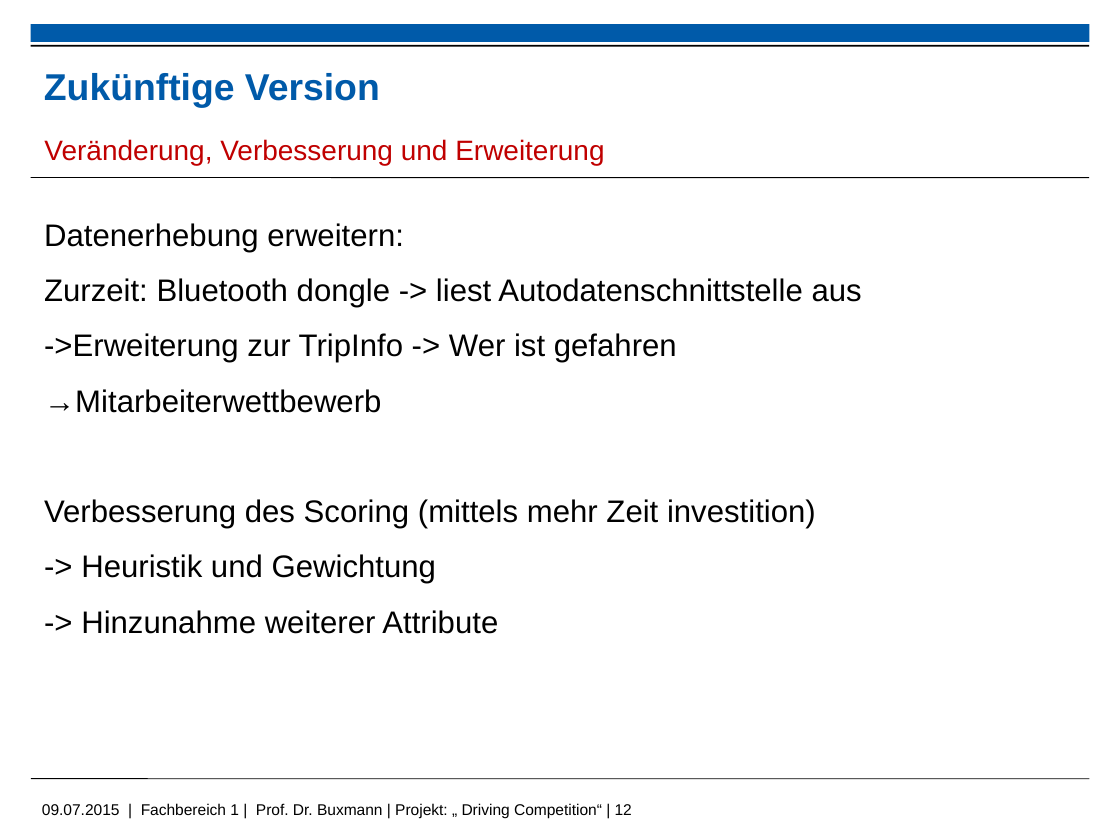
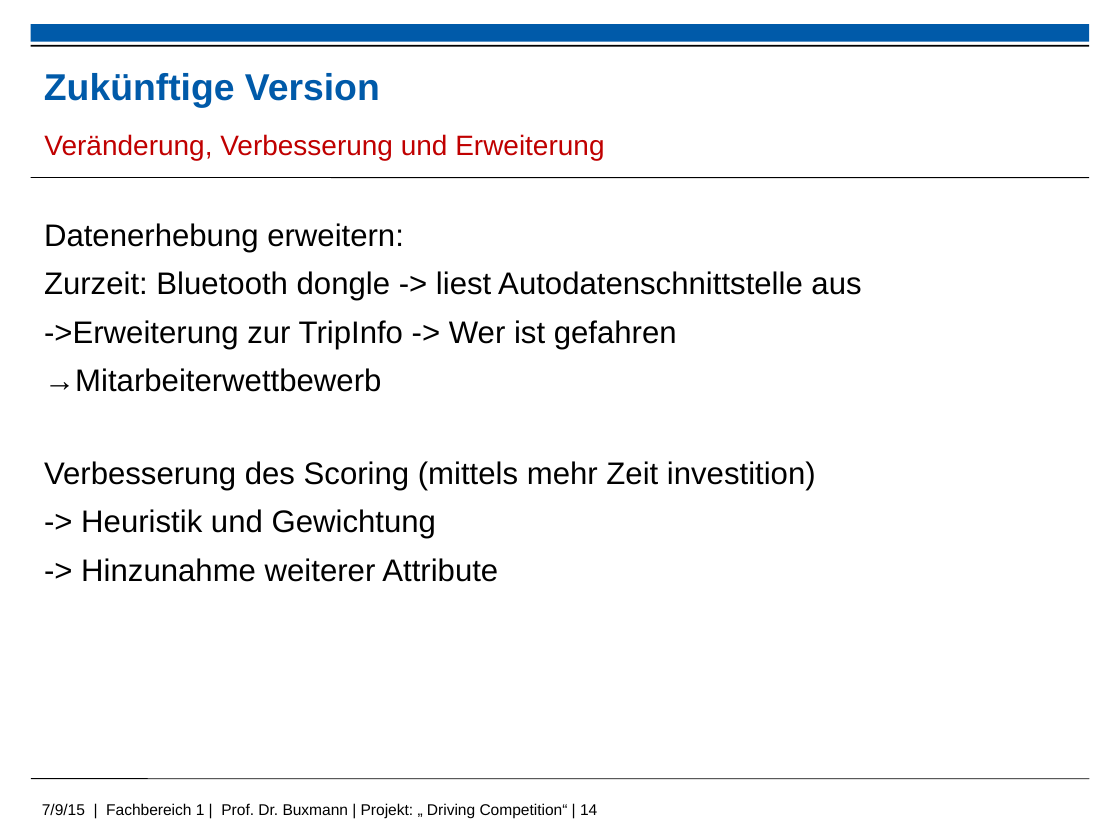
Before and after one commit to kolhagen/drivingcompetition, a slide deck: slide 14 of Big Data - Driving Compitiion.pptx (slide 12 before the commit). Drawn at 1120x840 pixels with LibreOffice and Linux fonts; fonts in the diff are those of the drawing; background and template pictures are left out. Boxes give left, top, right and bottom in pixels: in the first picture for what was removed or moved away, otherwise in the second. Text is boxed around its words. In the diff, an @@ line names an element or a change of style, - is before the commit and + after.

```diff
--- a/Big Data - Driving Compitiion.pptx
+++ b/Big Data - Driving Compitiion.pptx
@@ text "Veränderung, Verbesserung und Erweiterung" at [44, 134, 604, 160]: indent changed; line spacing 1.3 to 1; less space between paragraphs @@
@@ text "Datenerhebung erweitern:" at [44, 223, 861, 582]: indent changed; less space between paragraphs @@
@@ text at [42, 803, 597, 819]: text changed @@
-09.07.2015 | Fachbereich 1 | Prof. Dr. Buxmann | Projekt: „ Driving Competition“ | 12
+7/9/15 | Fachbereich 1 | Prof. Dr. Buxmann | Projekt: „ Driving Competition“ | 14
```
Also in this commit, not shown: 12 other slides changed, 4 slides added, 2 slides removed.
